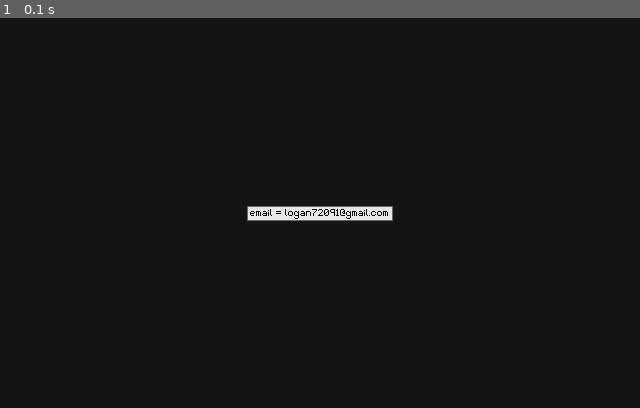
Above: before the commit, frame 1.
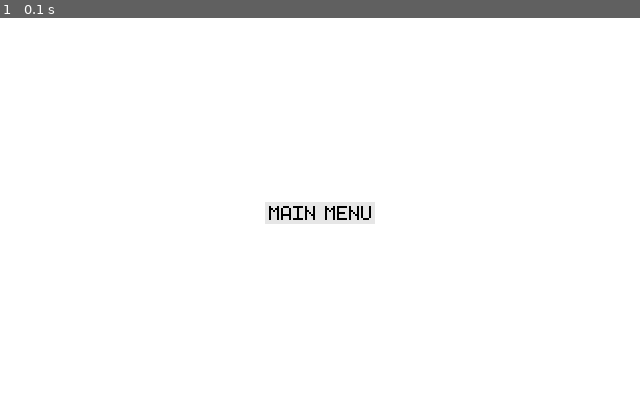
Above: after the commit, the same moment.

Repository: shegsharem/base_pygame_framework
Game: pygame game, started from main.py
Two runs of this game, one before a commit and one after it. Both use one fixed random seed, a clock stepped at 60 frames per second and the inputs below.
Inputs:
- Up to frame 1 (0.1 s): no input

The runs differ from the first frame. In frame 1, 100% of the frame differs, in the area x 0-100%, y 0-100%.

Commit message:
font rescaling

Diff:
--- a/main.py
+++ b/main.py
@@ -144,7 +144,7 @@
                          text_rect[2]+self.characters[character].get_rect().width,
                          text_rect[3]+self.characters[character].get_rect().height)
             else:
-                x_offset += self.character_spacing / x_offset + 3
+                x_offset += self.character_spacing - 1
 
         surface_copy.blits(text_surface_list)
         surface.blit(surface_copy,location)
@@ -173,25 +173,28 @@
     def run(self) -> None:
         """Run game"""
 
-        button = Button(1,1,144,13)
+        button = Button(1,1,108,20)
 
         menu = Menu(button.get_width()+2,button.get_height()+2)
         menu.center_window((self.width, self.height))
         menu.fill((100,100,100),menu.get_rect())
 
+        button.fill((230,230,230))
+        button.button_text("MAIN MENU")
+        button_rescaled = pygame.transform.scale_by(button,2)
+
 
         while 1:
             keys = pygame.key.get_pressed()
-            self.screen.fill((20,20,20))
-
-            button.fill((230,230,230))
-            button.button_text("email = logan72091@gmail.com")
+            self.screen.fill((255,255,255))
+
+
 
             if keys[K_ESCAPE]:
                 pygame.quit()
                 sys.exit()
 
-            menu.blit(button, button.rect)
+            menu.blit(button_rescaled, button_rescaled.get_rect())
 
 
             self.screen.blit(menu, menu.rect)
